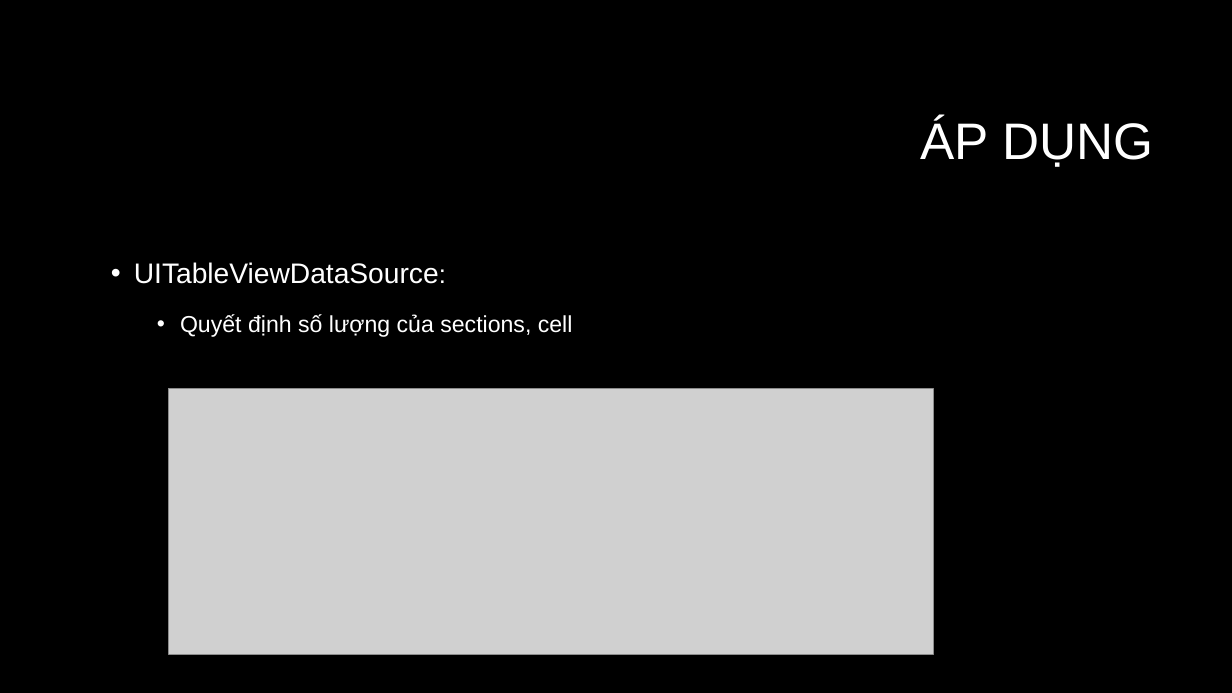
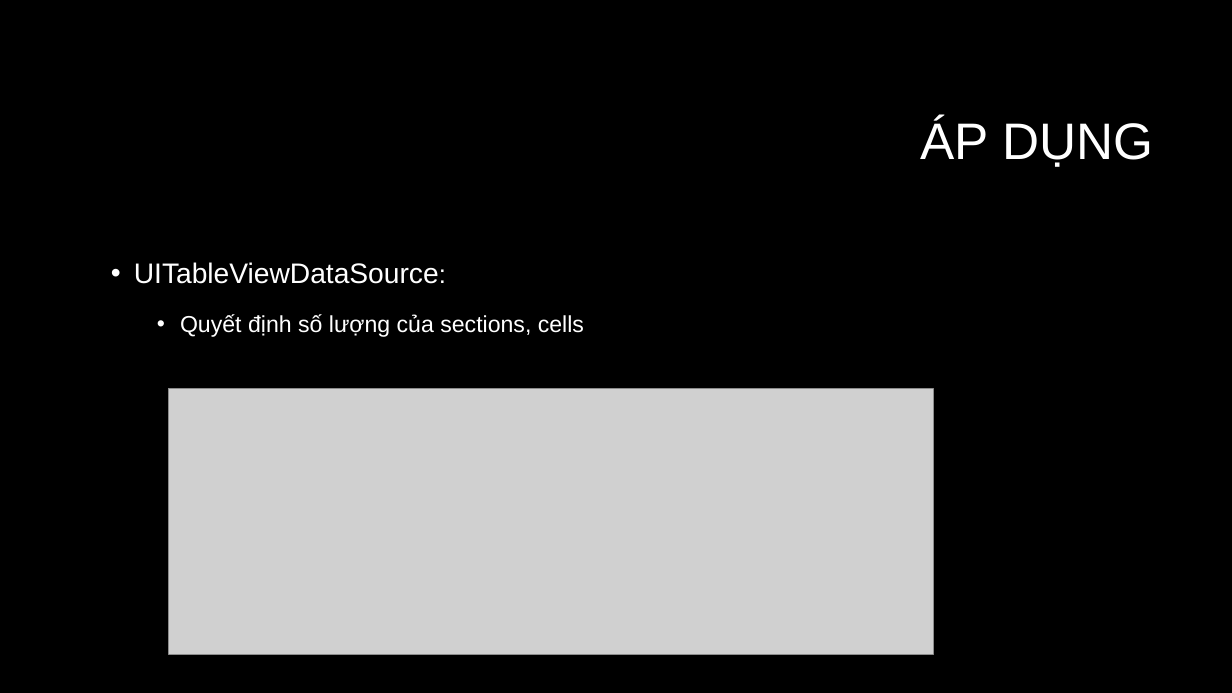
Before and after one commit to tubeobeotu/Techmaster_SampleIOS, a slide deck: slide 10 of UITableView/UITableView.pptx. Drawn at 1232x693 pixels with LibreOffice and Linux fonts; fonts in the diff are those of the drawing; grey boxes stand for pictures; background and template pictures are left out. Boxes give left, top, right and bottom in pixels: in the first picture for what was removed or moved away, otherwise in the second. Text is boxed around its words. In the diff, an @@ line names an element or a change of style, - is before the commit and + after.

```diff
--- a/UITableView/UITableView.pptx
+++ b/UITableView/UITableView.pptx
@@ text at [180, 314, 584, 337]: text changed @@
-  • Quyết định số lượng của sections, cell
+  • Quyết định số lượng của sections, cells
```
Also in this commit, not shown: 1 other slide changed, 8 other files.
